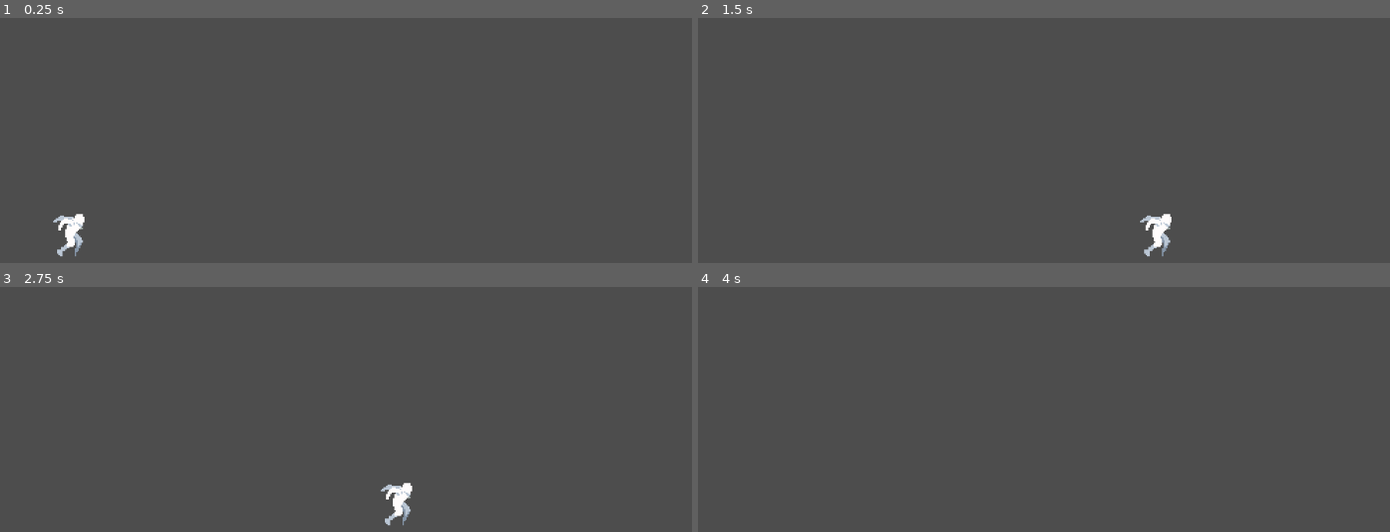
Above: before the commit, frames 1-4 (two rows, left to right).
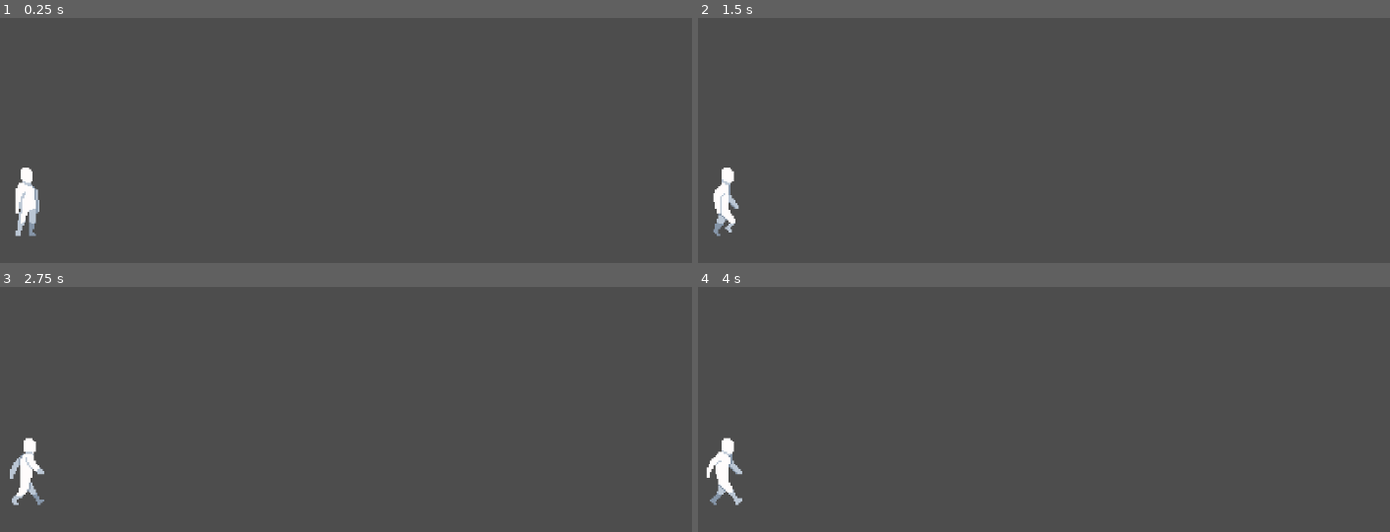
Above: after the commit, the same moments.

Repository: AlissonLamarque/Shovel-GameJam
Game: Godot game, scene res://scenes/main.tscn
Two runs of this game, one before a commit and one after it. Both use one fixed random seed, a clock stepped at 60 frames per second and the inputs below.
Inputs:
- Up to frame 1 (0.25 s): no input
- Up to frame 2 (1.5 s): tap Enter (ui_accept) at 0.5, 0.77 s; hold Right (ui_right) from 0.53 s (still down)
- Up to frame 3 (2.75 s): tap Enter (ui_accept) at 1.52 s; release Right (ui_right) at 2.03 s; hold Left (ui_left) from 2.03 s (still down)
- Up to frame 4 (4 s): release Left (ui_left) at 2.78 s; hold Right (ui_right) from 2.78 s (still down); tap Enter (ui_accept) at 3.02, 3.77 s

The runs differ from the first frame. In frame 1, 1.1% of the frame differs, in the area x 2-13%, y 61-98%; in frame 2, 1.0%; in frame 3, 1.1%; in frame 4, 0.7%.

Commit message:
1a Versão Estável

Diff:
--- a/project.godot
+++ b/project.godot
@@ -12,7 +12,7 @@
 
 config/name="shovel"
 run/main_scene="res://scenes/main.tscn"
-config/features=PackedStringArray("4.3", "Forward Plus")
+config/features=PackedStringArray("4.4", "Forward Plus")
 config/icon="res://icon.svg"
 
 [rendering]
--- a/scenes/main.tscn
+++ b/scenes/main.tscn
@@ -8,13 +8,13 @@
 
 [node name="Camera2D" type="Camera2D" parent="."]
 position = Vector2(576, 320)
-zoom = Vector2(2, 2)
+zoom = Vector2(2.5, 2.5)
 
 [node name="StaticBody2D" type="StaticBody2D" parent="."]
-position = Vector2(576, 401)
+position = Vector2(576, 372)
 
 [node name="CollisionShape2D" type="CollisionShape2D" parent="StaticBody2D"]
 shape = SubResource("WorldBoundaryShape2D_e0exv")
 
 [node name="Player" parent="." instance=ExtResource("1_ubn8e")]
-position = Vector2(405, 391)
+position = Vector2(416, 364)
--- a/scenes/player.tscn
+++ b/scenes/player.tscn
@@ -515,8 +515,8 @@
 [node name="AnimatedSprite2D" type="AnimatedSprite2D" parent="."]
 position = Vector2(1, -42)
 sprite_frames = SubResource("SpriteFrames_v5cpl")
-animation = &"flip"
-frame_progress = 0.986808
+animation = &"idle"
+frame_progress = 0.832055
 
 [node name="CollisionShape2D" type="CollisionShape2D" parent="."]
 visible = false
--- a/scripts/player.gd
+++ b/scripts/player.gd
@@ -4,9 +4,9 @@
 const SPEED = 300.0
 const JUMP_VELOCITY = -400.0
 
+@onready var anim: AnimatedSprite2D = $AnimatedSprite2D
 
 func _physics_process(delta: float) -> void:
-	# Add the gravity.
 	if not is_on_floor():
 		velocity += get_gravity() * delta
 
@@ -14,12 +14,11 @@
 	if Input.is_action_just_pressed("ui_accept") and is_on_floor():
 		velocity.y = JUMP_VELOCITY
 
-	# Get the input direction and handle the movement/deceleration.
-	# As good practice, you should replace UI actions with custom gameplay actions.
 	var direction := Input.get_axis("ui_left", "ui_right")
 	if direction:
-		velocity.x = direction * SPEED
+		anim.play("walk")
 	else:
-		velocity.x = move_toward(velocity.x, 0, SPEED)
+		anim.play("stop_running")
+		anim.play("idle")
 
 	move_and_slide()
Not shown: 1 places in scenes/player.tscn that only renumber resources
Not shown, added: scripts/player.gd.uid
